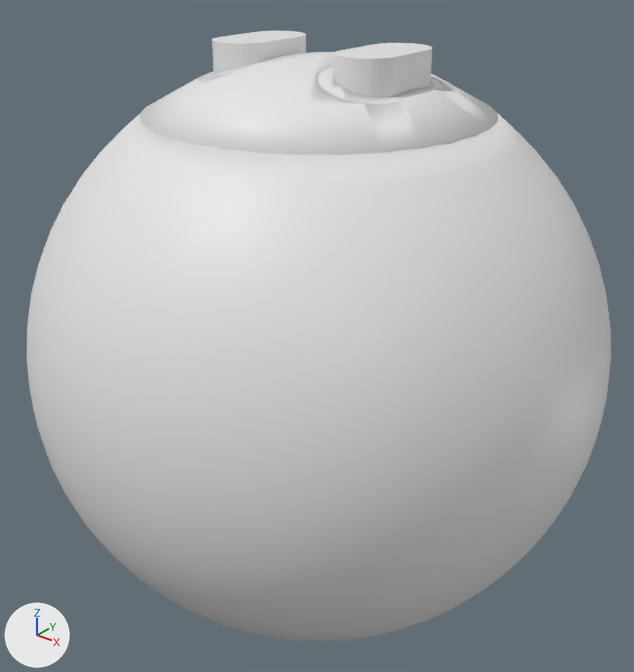
What one commit did to the FBX model RatFrenzy/Assets/Models/Character/exercise-ball.fbx.
Both versions are drawn from a camera (50 mm lens) standing at (1.75, -2.19, 1.4) and looking at (-0.01, 0.0, 0.04). Arrows for +X, +Y and +Z are at lower left; the lights stay in place. Where no turn or scale is listed for an object, it has been applied to the vertices.

Before the edit, the objects in view are built like this:
```python
me_cylinder_000 = bpy.data.meshes.new('Cylinder.000')
me_cylinder_000.from_pydata(...)  # 136 vertices, 72 faces; spans x -0.338..0.338, y -0.176..0.176, z -0.225..0.225
me_sphere_004 = bpy.data.meshes.new('Sphere.004')
me_sphere_004.from_pydata(...)  # 2688 vertices, 2688 faces; spans x -0.99..0.99, y -0.99..0.99, z -0.83..0.83
me_sphere_005 = bpy.data.meshes.new('Sphere.005')
me_sphere_005.from_pydata(...)  # 2004 vertices, 1720 faces; spans x -0.53..0.53, y -0.53..0.53, z -1.0..1.0
me_sphere_006 = bpy.data.meshes.new('Sphere.006')
me_sphere_006.from_pydata(...)  # 1228 vertices, 920 faces; spans x -0.56..0.56, y -0.56..0.56, z -1.0..1.0
ob_caps = bpy.data.objects.new('Caps', me_sphere_006)
ob_caps.location = (0.0, 0.0, 0.0)
ob_cylinder = bpy.data.objects.new('Cylinder', me_cylinder_000)
ob_cylinder.location = (0.0, 0.0, 0.809)
ob_sphere = bpy.data.objects.new('Sphere', me_sphere_004)
ob_sphere.location = (0.0, 0.0, 0.0)
ob_sphere_001 = bpy.data.objects.new('Sphere.001', me_sphere_005)
ob_sphere_001.location = (0.0, 0.0, 0.0)
```
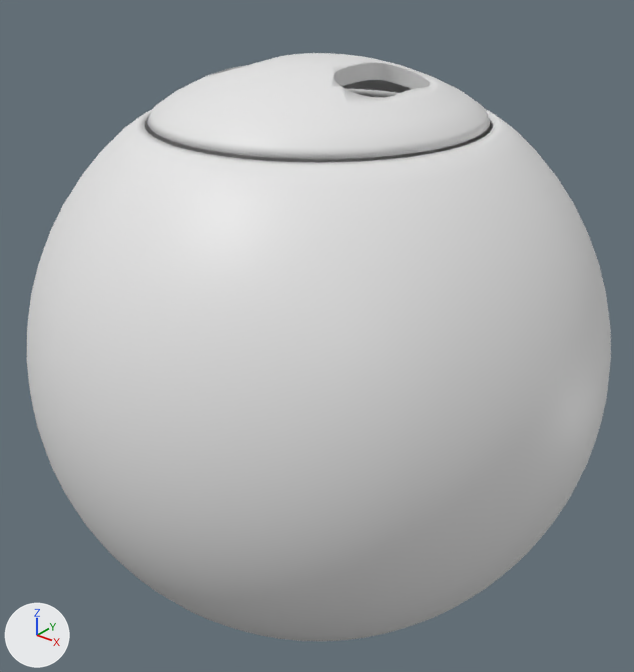
Where the change shows, as pixel boxes [x1, y1, x2, y2] in the pictures (634 x 672 px; the box of a moved part takes in the faces that stretch with it):
'Sphere', reshaped
    before: [27, 114, 611, 641]
    after: [27, 89, 611, 641]
'CapTop', added
    after: [147, 53, 490, 159]
'Caps', deleted
    before: [140, 52, 498, 155]
'Cylinder', deleted
    before: [212, 31, 432, 97]
'Sphere.001', deleted
    before: [203, 54, 444, 104]
part 1 of me_sphere_004, moved or reshaped
    before: [118, 114, 520, 186]
    after: [117, 89, 521, 187]

Edits to the bpy script that builds the scene:
```text
Change me_sphere_004:
    used by ob_sphere; location = (0.0, 0.0, 0.0)
    remove me_sphere_004.from_pydata(...)  # 2688 vertices, 2688 faces; spans x -0.99..0.99, y -0.99..0.99, z -0.83..0.83
    add me_sphere_004.from_pydata(...)  # 2816 vertices, 2816 faces; spans x -0.99..0.99, y -0.99..0.99, z -0.81..0.81
    me_sphere_004 part 1: 92 vertices moved from x -0.55..0.55, y -0.55..0.55, z 0.79..0.83 to x -0.57..0.57, y -0.57..0.57, z 0.78..0.8; 36 vertices removed from x -0.55..0.55, y -0.55..0.55, z 0.79..0.83; 100 vertices added at x -0.57..0.57, y -0.57..0.57, z 0.78..0.81
Add me_sphere_003:
    me_sphere_003.from_pydata(...)  # 1002 vertices, 860 faces; spans x -0.533..0.533, y -0.533..0.533, z 0.81..0.998
Remove ob_caps:
    ob_caps = bpy.data.objects.new('Caps', me_sphere_006)
    ob_caps.location = (0.0, 0.0, 0.0)
Remove ob_cylinder:
    ob_cylinder = bpy.data.objects.new('Cylinder', me_cylinder_000)
    ob_cylinder.location = (0.0, 0.0, 0.809)
Remove ob_sphere_001:
    ob_sphere_001 = bpy.data.objects.new('Sphere.001', me_sphere_005)
    ob_sphere_001.location = (0.0, 0.0, 0.0)
Add ob_captop:
    ob_captop = bpy.data.objects.new('CapTop', me_sphere_003)
    ob_captop.location = (0.0, 0.0, 0.0)
```
